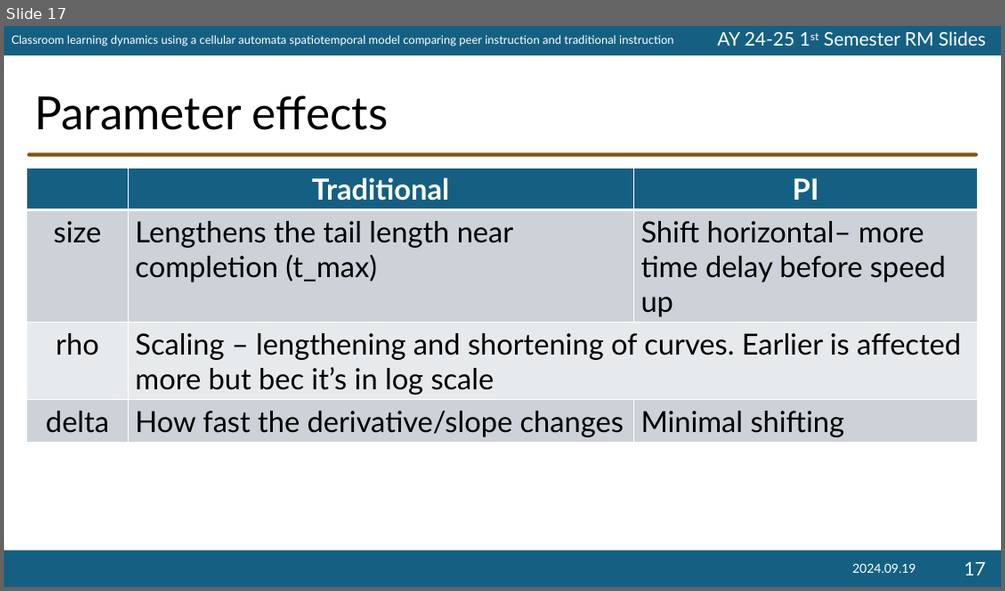
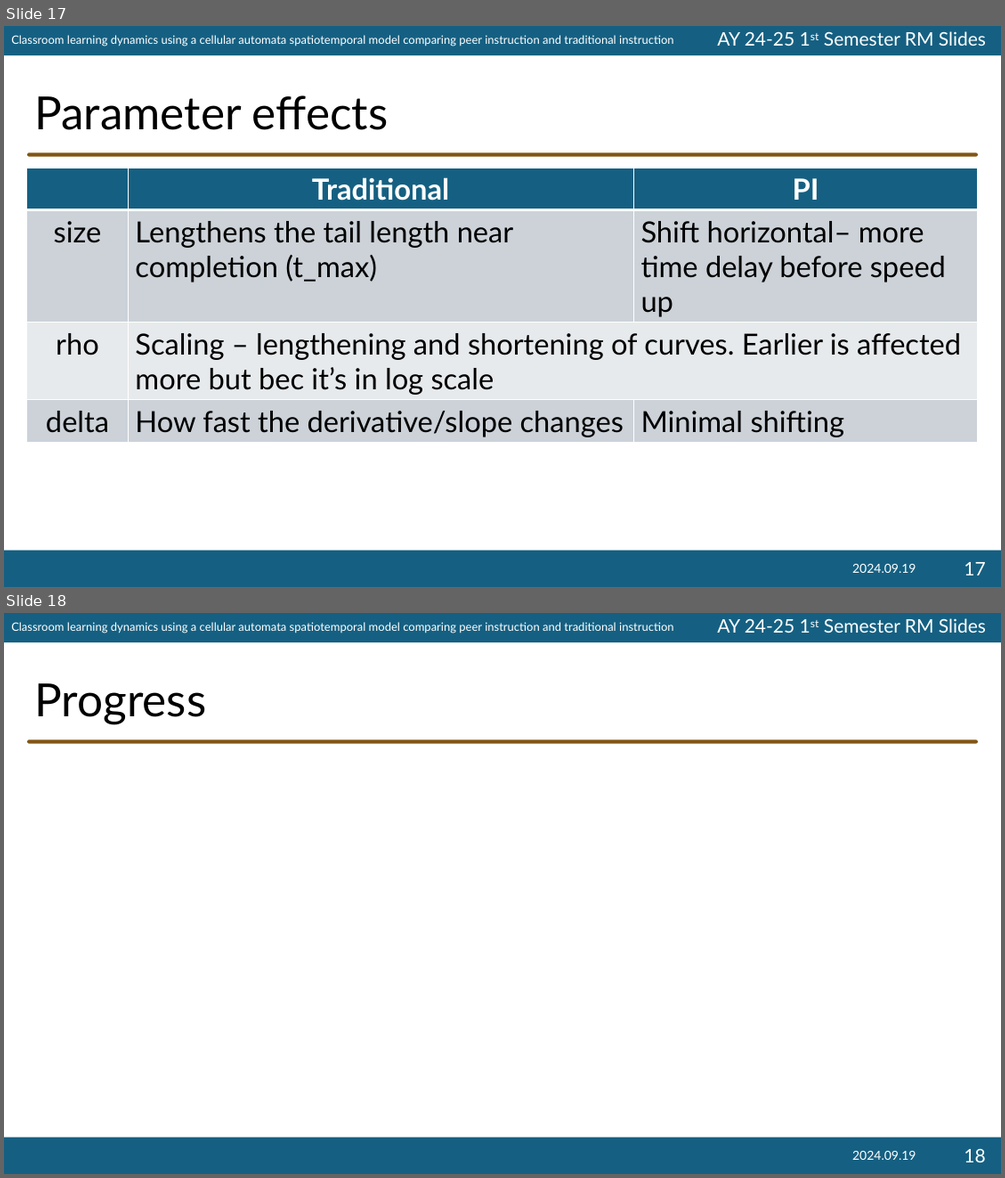
Before and after one commit to ioakimsy/BS-Thesis, a slide deck: documents/202425s1-RM-Slides-Sy.pptx. Shown one above the other, each under a label of ours: slide 17 before the commit, slides 17 and 18 after it. The pictures are 1005x591 and 1005x1178 pixels, drawn with LibreOffice and Linux fonts; fonts in the diff are those of the drawing; grey boxes stand for pictures; background and template pictures are left out. Boxes give left, top, right and bottom in pixels: in the first picture for what was removed or moved away, otherwise in the second. Text is boxed around its words. In the diff, an @@ line names an element or a change of style, - is before the commit and + after.

```diff
--- a/documents/202425s1-RM-Slides-Sy.pptx
+++ b/documents/202425s1-RM-Slides-Sy.pptx
@@ slide 18 added at (4, 613, 1001, 1174), background #FFFFFF; not listed: 5 template elements that a slide beside it also shows @@
@@ title added at (34, 683, 206, 724), 44 pt, text #000000 @@
+Progress
@@ text added at (852, 1151, 915, 1159), 12 pt, text #FFFFFF @@
+2024.09.19
@@ page number added at (963, 1148, 985, 1162), 18 pt, text #FFFFFF @@
+18
```
Also in this commit, not shown: 1 other slide added, 40 other files.
